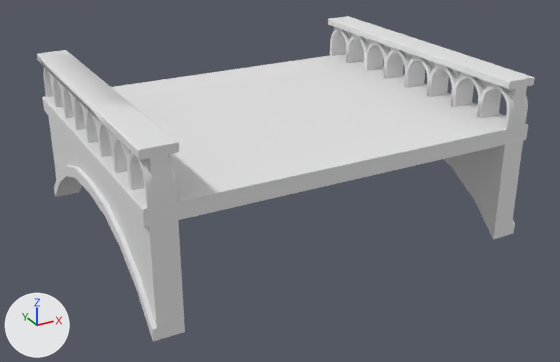
An edit to the FBX model Assets/Map Source/Bridge_L/Bridge_L_01.fbx, drawn before and after from the same camera.
One viewpoint serves both versions: a camera (50 mm lens) standing at (-13.91, -12.84, 9.58) and looking at (-4.91, 3.5, 1.4). Every picture has the same lights, and +X, +Y and +Z are marked at lower left. The picture after the commit comes second. Where no turn or scale is listed for an object, it has been applied to the vertices. Vertices at exactly the same position are counted once.

The first picture shows 'Bridge_L_01'.
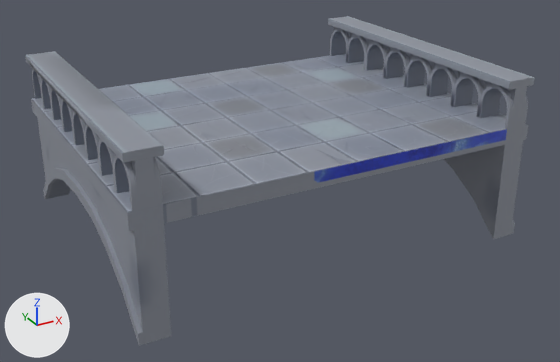
Edits to the bpy script that builds the scene:
```text
Add img_bridge_l_02_t_bridge_l_basecolor_png:
    img_bridge_l_02_t_bridge_l_basecolor_png = load_image('Bridge_L_02_T_Bridge_L_BaseColor.png', 'Bridge_L_02_T_Bridge_L_BaseColor.png', 2048, 2048, 'sRGB')
Add img_bridge_l_02_t_bridge_l_normal_png:
    img_bridge_l_02_t_bridge_l_normal_png = load_image('Bridge_L_02_T_Bridge_L_Normal.png', 'Bridge_L_02_T_Bridge_L_Normal.png', 2048, 2048, 'Non-Color')
Change mat_bridge_l:
    add n2 = _N.new('ShaderNodeTexImage'); n2.name = 'Image Texture'
    add n2.image = img_bridge_l_02_t_bridge_l_basecolor_png
    add n3 = _N.new('ShaderNodeTexImage'); n3.name = 'Image Texture.001'
    add n3.image = img_bridge_l_02_t_bridge_l_normal_png
    add n4 = _N.new('ShaderNodeNormalMap'); n4.name = 'Normal Map'
    where n0 = _N.new('ShaderNodeBsdfPrincipled'); n0.name = 'Principled BSDF'
    add _L.new(n2.outputs[0], n0.inputs[0])  # 'Color' to 'Base Color'
    add _L.new(n3.outputs[0], n4.inputs[1])  # 'Color' to 'Color'
    add _L.new(n4.outputs[0], n0.inputs[5])  # 'Normal' to 'Normal'
Change me_cube_009:
    used by ob_bridge_l_01; location = (0.0, 0.0, 0.0)
    remove me_cube_009.from_pydata(...)  # 2020 vertices, 1921 faces; spans x -9.8..0.1, y 0.0..8.0, z 0.2..4.4
    add me_cube_009.from_pydata(...)  # 2020 vertices, 1921 faces; spans x -10.1..0.1, y 0.0..8.0, z 0.2..4.4
    me_cube_009 part 1: the loose piece of 586 vertices spanning x -9.7..-9.1, y 2.0..8.0, z 3.2..4.2 is moved by (-0.3, 0.0, 0.0)
    me_cube_009 part 2: the loose piece of 56 vertices spanning x -9.8..-9.0, y 2.0..8.0, z 4.2..4.4 is moved by (-0.3, 0.0, 0.0)
    me_cube_009 part 3: the loose piece of 202 vertices spanning x -9.7..-9.1, y 0.0..2.0, z 3.2..4.2 is moved by (-0.3, 0.0, 0.0)
    me_cube_009 part 4: the loose piece of 26 vertices spanning x -9.8..-9.0, y 0.0..2.0, z 4.2..4.4 is moved by (-0.3, 0.0, 0.0)
    me_cube_009 part 5: 64 of the vertices in x -9.8..-9.1, y 0.0..4.0, z 1.0..3.2 are moved by (-0.3, 0.0, 0.0)
    me_cube_009 part 6: 56 of the vertices in x -9.8..-9.1, y 5.22..8.0, z 0.2..3.2 are moved by (-0.3, 0.0, 0.0)
    me_cube_009 part 7: 6 of the vertices in x -9.8..-9.1, y 0.0, z 0.2..0.49 are moved by (-0.3, 0.0, 0.0)
    me_cube_009 part 8: 66 kept faces spanning x -10.1..0.1, y 0.0..8.0, z 2.8..3.2 get new texture (UV) coordinates
```

Pixel boxes [x1, y1, x2, y2] of what changed, in the pictures (560 x 362 px; the box of a moved part takes in the faces that stretch with it):
'Bridge_L_01', surface changed, reshaped (white to grey)
    before: [37, 16, 535, 341]
    after: [25, 16, 535, 346]
part 1 of me_cube_009, moved or reshaped
    before: [44, 67, 115, 172]
    after: [32, 69, 101, 174]
part 2 of me_cube_009, moved or reshaped
    before: [37, 50, 142, 127]
    after: [25, 51, 128, 128]
part 3 of me_cube_009, moved or reshaped
    before: [113, 136, 177, 208]
    after: [99, 139, 163, 211]
part 4 of me_cube_009, moved or reshaped
    before: [105, 113, 179, 160]
    after: [91, 115, 164, 163]
part 5 of me_cube_009, moved or reshaped
    before: [84, 111, 507, 287]
    after: [71, 111, 507, 290]
part 6 of me_cube_009, moved or reshaped
    before: [43, 74, 267, 197]
    after: [31, 74, 267, 199]
part 7 of me_cube_009, moved or reshaped
    before: [135, 217, 185, 341]
    after: [120, 220, 171, 346]
part 8 of me_cube_009, surface changed (white to grey)
    before: [43, 54, 527, 220]
    after: [31, 54, 527, 223]
